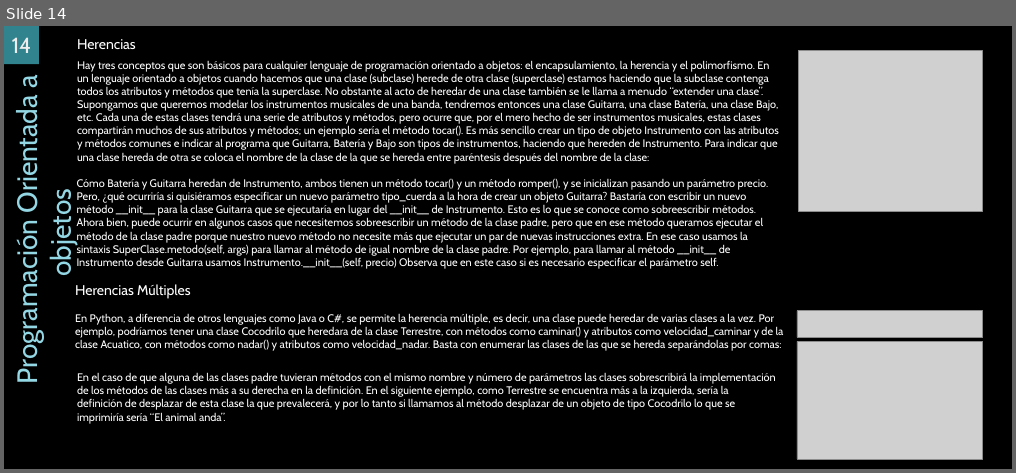
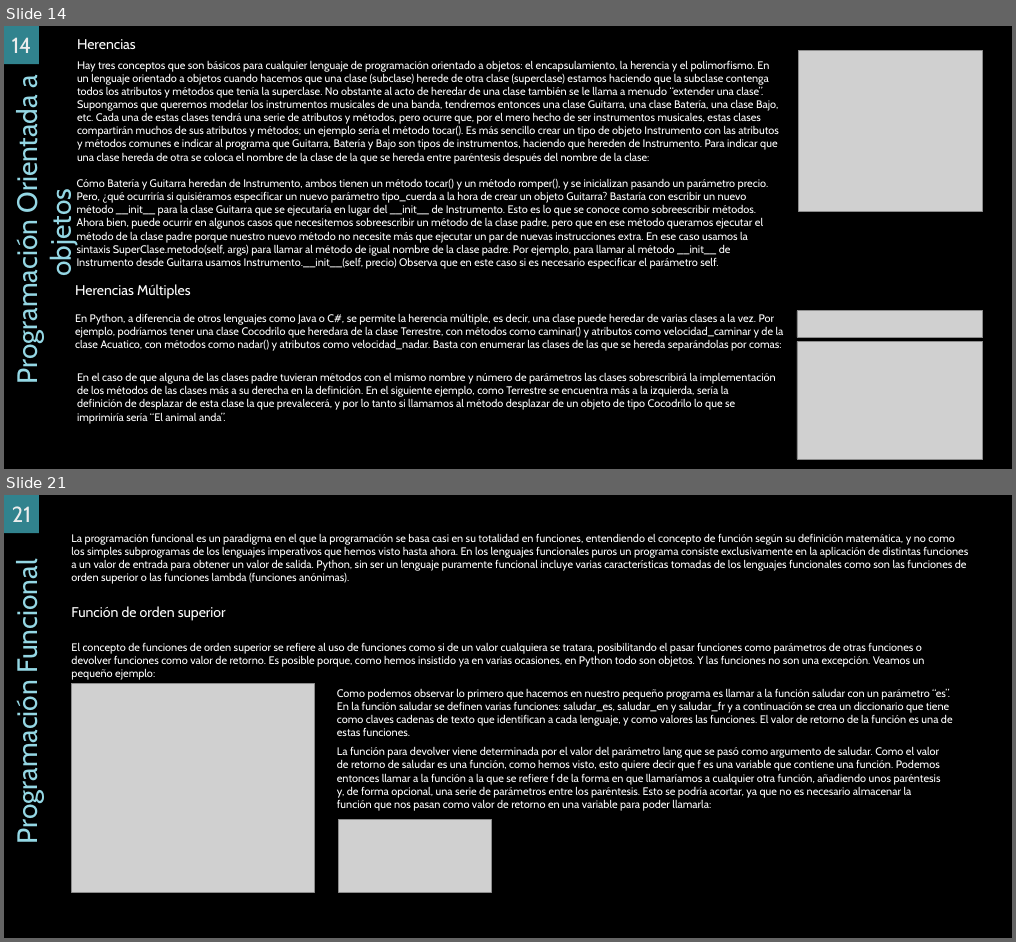
Before and after one commit to ErnestoUrrutia/EDC, a slide deck: PY/Material.pptx. Shown one above the other, each under a label of ours: slide 14 before the commit, slides 14 and 21 after it; the slides between them are not shown. The pictures are 1016x473 and 1016x942 pixels, drawn with LibreOffice and Linux fonts; fonts in the diff are those of the drawing; grey boxes stand for pictures; background and template pictures are left out. Boxes give left, top, right and bottom in pixels: in the first picture for what was removed or moved away, otherwise in the second. Text is boxed around its words. In the diff, an @@ line names an element or a change of style, - is before the commit and + after.

```diff
--- a/PY/Material.pptx
+++ b/PY/Material.pptx
@@ slide 21 added at box(4, 495, 1012, 938), background picture (left out) @@
@@ page number added at box(4, 495, 39, 533), fill #31828E, 28 pt, text gradient #9E9E9E to #EDEDED to #FFFFFF @@
+21
@@ text added at box(71, 533, 968, 584), 14 pt, text #FFFFFF @@
+La programación funcional es un paradigma en el que la programación se basa casi en su totalidad en funciones, entendiendo el concepto de función según su definición matemática, y no como los simples subprogramas de los lenguajes imperativos que hemos visto hasta ahora. En los lenguajes funcionales puros un programa consiste exclusivamente en la aplicación de distintas funciones a un valor de entrada para obtener un valor de salida. Python, sin ser un lenguaje puramente funcional incluye varias características tomadas de los lenguajes funcionales como son las funciones de orden superior o las funciones lambda (funciones anónimas).
@@ text added at box(10, 570, 44, 839), 36 pt, text #94D7E4 @@
+Programación Funcional
@@ text added at box(71, 606, 226, 621), 18 pt, text #FFFFFF @@
+Función de orden superior
@@ text added at box(71, 642, 925, 680), 14 pt, text #FFFFFF @@
+El concepto de funciones de orden superior se refiere al uso de funciones como si de un valor cualquiera se tratara, posibilitando el pasar funciones como parámetros de otras funciones o devolver funciones como valor de retorno. Es posible porque, como hemos insistido ya en varias ocasiones, en Python todo son objetos. Y las funciones no son una excepción. Veamos un pequeño ejemplo:
@@ picture added at box(71, 683, 314, 892) @@
@@ text added at box(337, 688, 953, 736), 14 pt, text #FFFFFF @@
+Como podemos observar lo primero que hacemos en nuestro pequeño programa es llamar a la función saludar con un parámetro “es”. En la función saludar se definen varias funciones: saludar_es, saludar_en y saludar_fr y a continuación se crea un diccionario que tiene como claves cadenas de texto que identifican a cada lenguaje, y como valores las funciones. El valor de retorno de la función es una de estas funciones.
@@ text added at box(337, 746, 941, 811), 14 pt, text #FFFFFF @@
+La función para devolver viene determinada por el valor del parámetro lang que se pasó como argumento de saludar. Como el valor de retorno de saludar es una función, como hemos visto, esto quiere decir que f es una variable que contiene una función. Podemos entonces llamar a la función a la que se refiere f de la forma en que llamaríamos a cualquier otra función, añadiendo unos paréntesis y, de forma opcional, una serie de parámetros entre los paréntesis. Esto se podría acortar, ya que no es necesario almacenar la función que nos pasan como valor de retorno en una variable para poder llamarla:
@@ picture added at box(338, 819, 491, 891) @@
```
Also in this commit, not shown: 3 slides changed, 11 other slides added, 2 slides removed, 36 other files.
